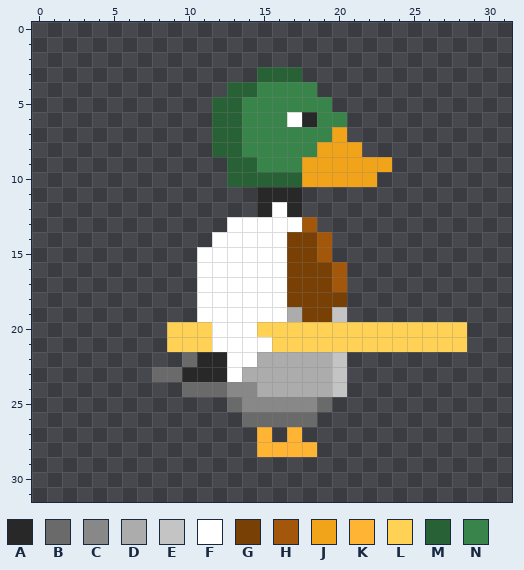
A pixel-art sprite gets an edit: art/currentFrame.png. Above is the file before it was changed.
The file is 32x32 pixels.
Palette (. is transparent): A #282828  B #6a6a6a  C #888888  D #acacac  E #c4c4c4  F #ffffff  G #794005  H #a2570a  J #f1a319  K #ffb533  L #ffd154  M #296136  N #39844a
Pixels before, first column x 8:
 3 .......MMM...........
 4 .....MMNNNN..........
 5 ....MMNNNNNN.........
 6 ....MMNNNFANN........
 7 ....MMNNNNNNJ........
 8 ....MMNNNNNJJJ.......
 9 .....MMNNNJJJJJJ.....
10 .....MMMMMJJJJJ......
11 .......AAA...........
12 .......AFA...........
13 .....FFFFFH..........
14 ....FFFFFGGH.........
15 ...FFFFFFGGH.........
16 ...FFFFFFGGGH........
17 ...FFFFFFGGGH........
18 ...FFFFFFGGGG........
19 ...FFFFFFDGGE........
20 .LLLFFFLLLLLLLLLLLLLL
21 .LLLFFFFLLLLLLLLLLLLL
22 ..BAAFFDDDDDE........
23 BBAAAFDDDDDDE........
24 ..BBBCCDDDDDE........
25 .....BCCCCCB.........
26 ......BBBBB..........
27 .......K.K...........
28 .......KKKK..........
After the commit:
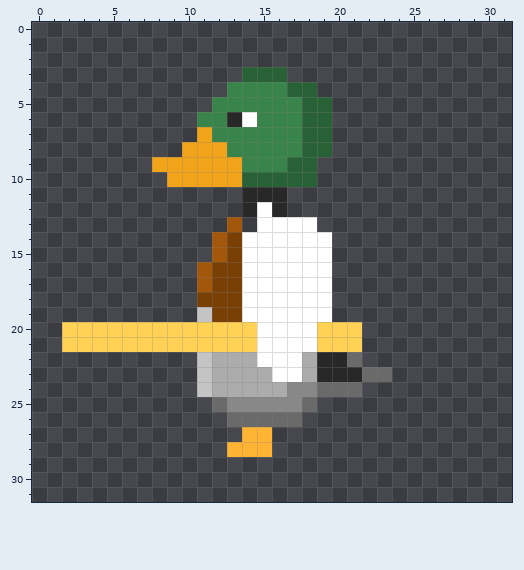
Difference:
Changed rows in their new state; - is an unchanged pixel.
first column x 2:
 3 ------------M--.-----------
 4 -----------NN--MM----------
 5 ----------NN----MM---------
 6 ---------NNAF--NMM.--------
 7 ---------JNN----MM.--------
 8 --------JJJN----MM..-------
 9 ------JJJJJJN--MM.....-----
10 -------JJJJJ----M....------
11 ------------A--.-----------
12 ------------AFA.-----------
13 -----------H.---F----------
14 ----------HG---FFF---------
15 ---------.HG---FFF---------
16 ---------HGG---FFF.--------
17 ---------HGG---FFF.--------
18 ---------GGG---FFF.--------
19 ---------EGG---FFF.--------
20 LLLLLLL---LLLFFFF---.......
21 LLLLLLL---LLL-FFF---.......
22 --------.EDDDFFF-AAB-------
23 ------...EDD--FF-AAABB-----
24 --------.EDDD--CCBBB-------
25 ----------BC----B.---------
26 -----------B----.----------
27 ------------K--.-----------
28 -----------KK-...----------
Boxes around the changes in both pictures, in picture pixels (x1, y1, x2, y2):
changed: (62, 67, 467, 457)
